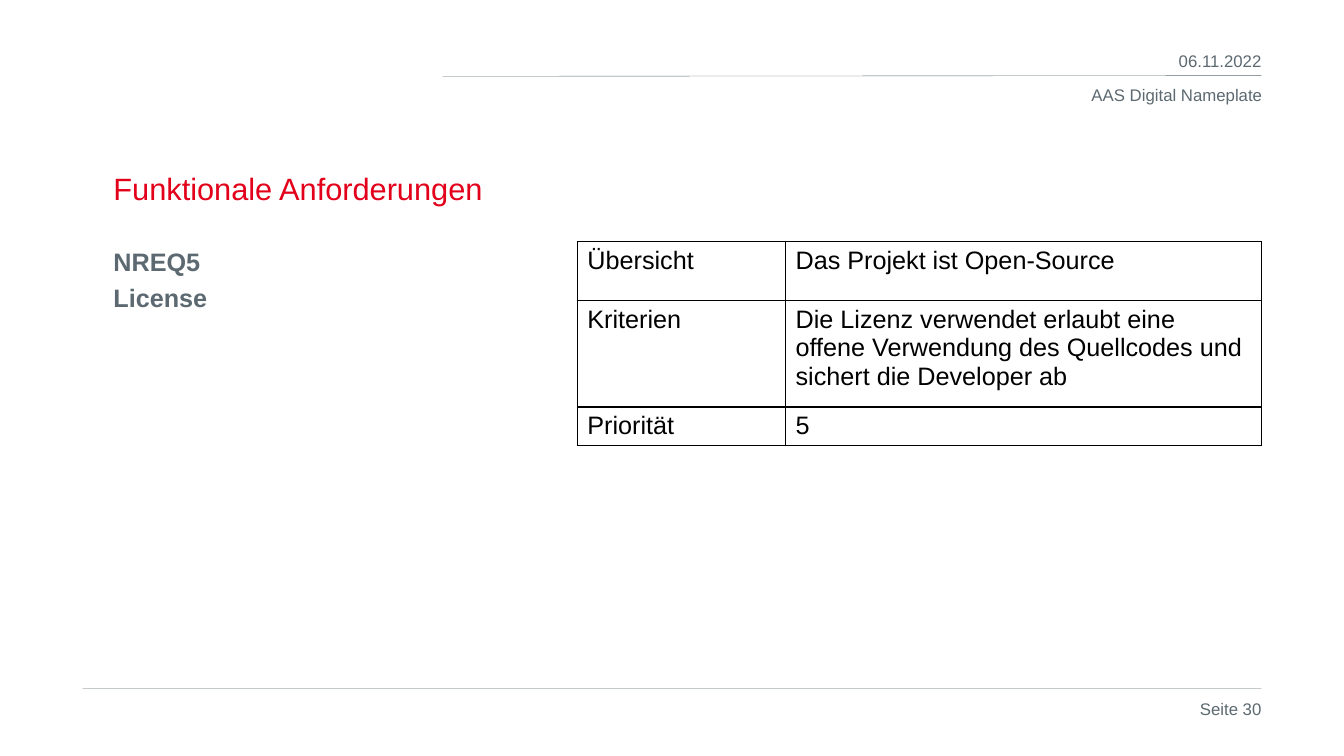
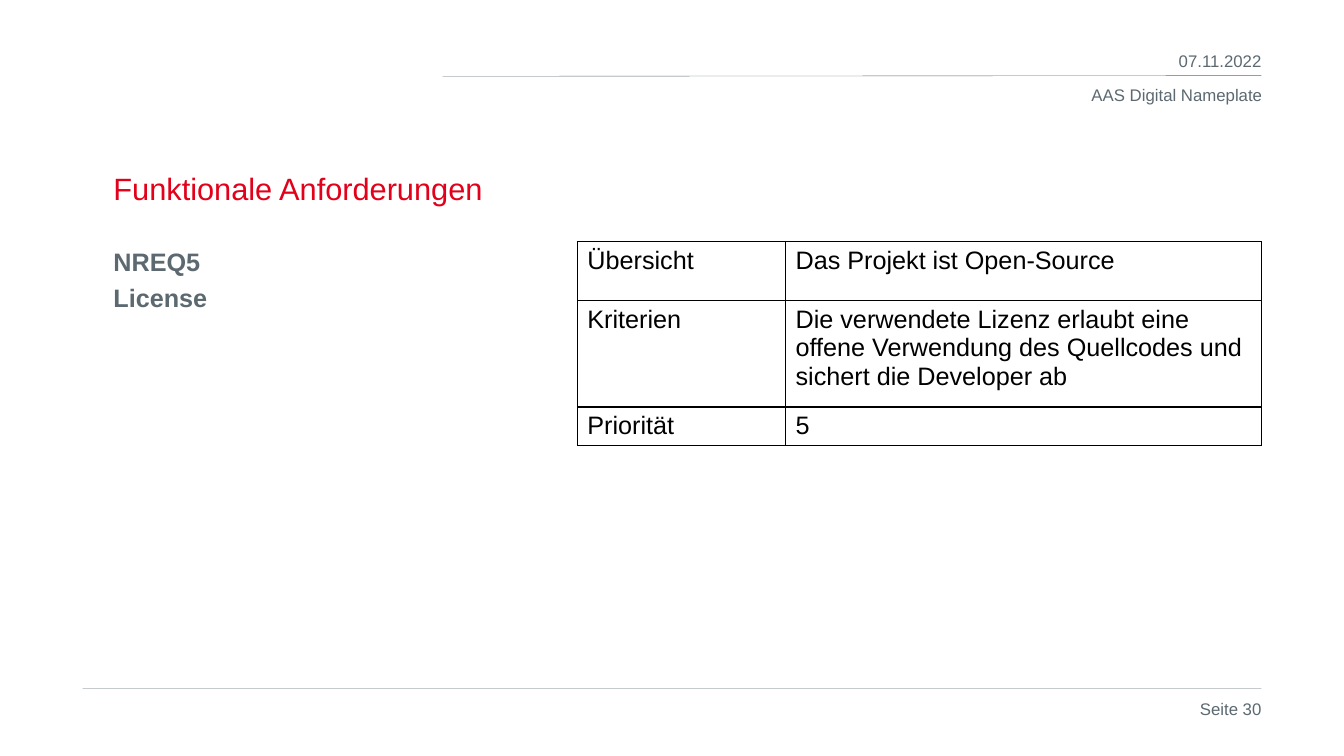
Before and after one commit to MidFidelity/TINF21C_Team2_AAS_digital_nameplate, a slide deck: slide 30 of PROJECT/PRESENTATION/TINF21C_PRESENTATION_Team_2_DigitalNameplate_1v2.pptx. Drawn at 1344x756 pixels with LibreOffice and Linux fonts; fonts in the diff are those of the drawing; background and template pictures are left out. Boxes give left, top, right and bottom in pixels: in the first picture for what was removed or moved away, otherwise in the second. Text is boxed around its words. In the diff, an @@ line names an element or a change of style, - is before the commit and + after.

```diff
--- a/PROJECT/PRESENTATION/TINF21C_PRESENTATION_Team_2_DigitalNameplate_1v2.pptx
+++ b/PROJECT/PRESENTATION/TINF21C_PRESENTATION_Team_2_DigitalNameplate_1v2.pptx
@@ text at (x1=1179, y1=55, x2=1262, y2=67): text changed @@
-06.11.2022
+07.11.2022
@@ table at (x1=578, y1=242, x2=1262, y2=448) @@
-row 2, column 2: Die Lizenz verwendet erlaubt eine offene Verwendung des Quellcodes und sichert die Developer ab
+row 2, column 2: Die verwendete Lizenz erlaubt eine offene Verwendung des Quellcodes und sichert die Developer ab
```
Also in this commit, not shown: 30 other slides changed, 1 other file.
